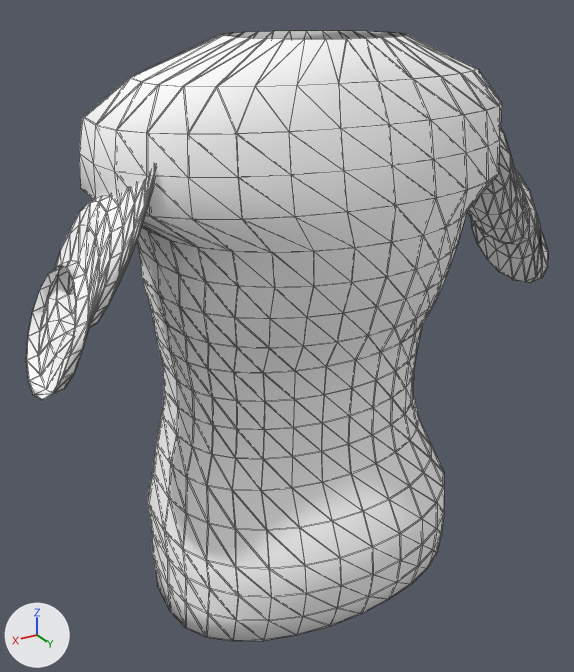
Two versions of the glTF model assets/templates/male/singlet.glb, one commit apart.
Camera for both pictures: a 50 mm camera at (0.443, 0.678, 1.536) aimed at (0.016, -0.033, 1.18). The axes (+X, +Y, +Z) are drawn at lower left. The lights are the same throughout. The older version comes first. Mesh edges are drawn as thin lines.

In view in the first picture: 'top_tshirt_male'.
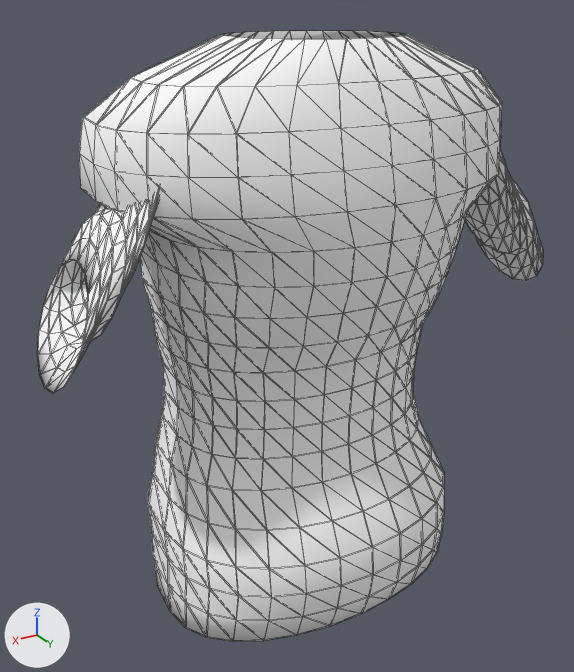
Location of each change, [x1, y1, x2, y2] in pixels of the pictures (574 x 672 px; the box of a moved part takes in the faces that stretch with it):
'top_tshirt_male', recoloured, reshaped
    before: [26, 31, 548, 641]
    after: [37, 31, 543, 641]
part 1 of me_top_tshirt_male, moved or reshaped
    before: [467, 128, 548, 283]
    after: [464, 148, 543, 281]
part 2 of me_top_tshirt_male, moved or reshaped
    before: [26, 166, 156, 400]
    after: [37, 190, 159, 393]

What changed in the scene script:
```text
Change mat_top_tshirt_male_mat:
    where n0 = _N.new('ShaderNodeBsdfPrincipled'); n0.name = 'Principled BSDF'
    remove n0.inputs[0].default_value = (1.0, 1.0, 1.0, 1.0)  # 'Base Color', white #ffffff
    add n2 = _N.new('ShaderNodeVertexColor'); n2.name = 'Color Attribute'
    add _L.new(n2.outputs[0], n0.inputs[0])  # 'Color' to 'Base Color'
Change me_top_tshirt_male:
    used by ob_top_tshirt_male; location = (0.0, 0.0, 0.0)
    remove me_top_tshirt_male.from_pydata(...)  # 1640 vertices, 3280 faces; spans x -0.308..0.308, y -0.185..0.128, z 0.88..1.5
    add me_top_tshirt_male.from_pydata(...)  # 1640 vertices, 3280 faces; spans x -0.298..0.298, y -0.185..0.128, z 0.88..1.5
    me_top_tshirt_male part 1: 288 of 1640 vertices moved; they spanned x -0.308..-0.173, y -0.069..0.066, z 1.199..1.448 and now span x -0.298..-0.156, y -0.074..0.066, z 1.203..1.451; mean shift (0.014, -0.002, 0.006); largest move (-0.29, 0.045, 1.219) -> (-0.279, 0.047, 1.238)
    me_top_tshirt_male part 2: 288 of 1640 vertices moved; they spanned x 0.173..0.308, y -0.069..0.066, z 1.199..1.448 and now span x 0.156..0.298, y -0.074..0.066, z 1.203..1.451; mean shift (-0.014, -0.002, 0.006); largest move (0.29, 0.045, 1.219) -> (0.279, 0.047, 1.238)
    me_top_tshirt_male part 3: vertex colours changed
```
